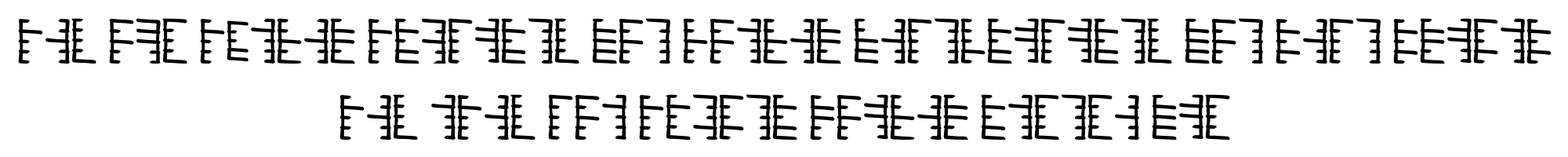
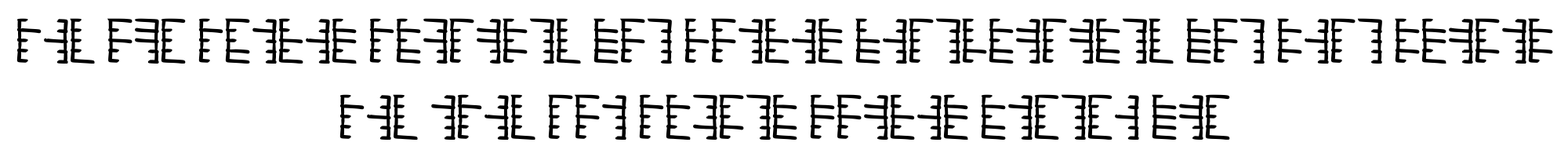
Layer changes from the first 1568×157 image to the second:
renamed "hiθ jɔt hwædin hlɞsolaθ rja bj..." to "hiθ yôt hwedin hlîsokaθ rya by...", painted on it over [16, 18, 1554, 141]
